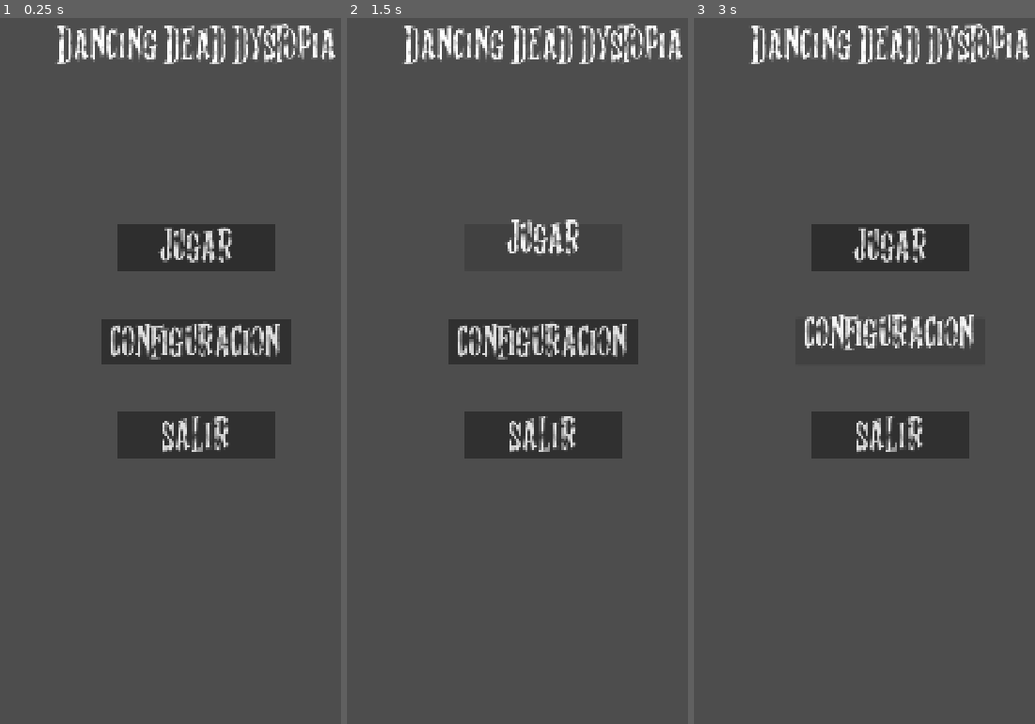
Above: before the commit, frames 1-3 (left to right).
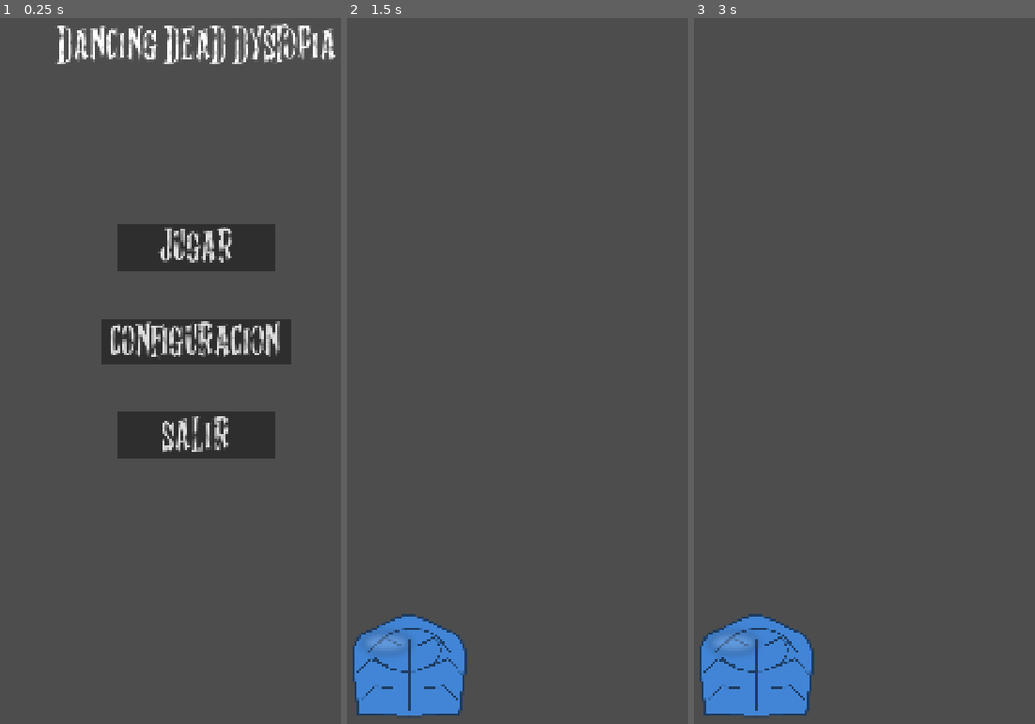
Above: after the commit, the same moments.

Repository: MarioAstorgaH/DancingDeadDystopia
Game: Godot game, scene res://screen_main_menu.tscn
Same seed, same stepped clock (60 frames per second), same inputs: the game is played once before the commit and once after it. The project has no main scene, so this scene is started directly.
Inputs (mouse positions are in pixels of both pictures, inside the frame that each line leads up to):
- Up to frame 1 (0.25 s): no input
- Up to frame 2 (1.5 s): click "JUGAR" at 0.5 s; click (544, 243) at 1.25 s, where only the run before the commit has a clickable "JUGAR"
- Up to frame 3 (3 s): click (891, 243) at 2 s, where only the run before the commit has a clickable "JUGAR"; click (891, 342) at 2.75 s, where only the run before the commit has a clickable "CONFIGURACION"

The runs differ from the first frame. In frame 1, 0.5% of the frame differs, in the area x 32-83%, y 42-49%; in frame 2, 13%; in frame 3, 13%, in the area x 1-99%, y 0-100%.

Commit message:
feature: add normal, hover and pressed themes for buttons

Diff:
--- /dev/null
+++ b/Assets/configs/buttons/mainmenu_button.tres
@@ -0,0 +1,7 @@
+[gd_resource type="StyleBoxFlat" format=3 uid="uid://dluie0f6fckn6"]
+
+[resource]
+content_margin_left = 20.0
+content_margin_top = 40.0
+content_margin_right = 20.0
+bg_color = Color(0.18039216, 0.18039216, 0.18039216, 1)
--- /dev/null
+++ b/Assets/configs/buttons/mainmenu_button_hover.tres
@@ -0,0 +1,7 @@
+[gd_resource type="StyleBoxFlat" format=3 uid="uid://bgblbw5aq1pju"]
+
+[resource]
+content_margin_left = 20.0
+content_margin_top = 40.0
+content_margin_right = 20.0
+bg_color = Color(0.31061712, 0.31061712, 0.3106171, 1)
--- /dev/null
+++ b/Assets/configs/buttons/mainmenu_button_press.tres
@@ -0,0 +1,6 @@
+[gd_resource type="StyleBoxFlat" format=3 uid="uid://bu403pbxebg4g"]
+
+[resource]
+content_margin_left = 20.0
+content_margin_top = 40.0
+content_margin_right = 20.0
--- /dev/null
+++ b/buttons.gd
@@ -0,0 +1,11 @@
+extends VBoxContainer
+
+
+# Called when the node enters the scene tree for the first time.
+func _ready() -> void:
+	pass # Replace with function body.
+
+
+# Called every frame. 'delta' is the elapsed time since the previous frame.
+func _process(delta: float) -> void:
+	pass
--- /dev/null
+++ b/gameplay_scene.tscn
@@ -0,0 +1,11 @@
+[gd_scene format=3 uid="uid://bngmcqe5apkxt"]
+
+[ext_resource type="Texture2D" uid="uid://bqtmhalx7rt8v" path="res://Assets/Images/Buttons/brain_button_blue.png" id="1_2ca1c"]
+[ext_resource type="Texture2D" uid="uid://0xa14g1wprhc" path="res://Assets/Images/Buttons/brain_button_blue_pressed.png" id="2_af7yb"]
+
+[node name="Node2D" type="Node2D" unique_id=1465382250]
+
+[node name="TouchScreenButton" type="TouchScreenButton" parent="." unique_id=781625252]
+position = Vector2(7, 1520)
+texture_normal = ExtResource("1_2ca1c")
+texture_pressed = ExtResource("2_af7yb")
--- /dev/null
+++ b/play_button.gd
@@ -0,0 +1,14 @@
+extends Button
+
+
+# Called when the node enters the scene tree for the first time.
+func _ready() -> void:
+	pass # Replace with function body.
+
+
+# Called every frame. 'delta' is the elapsed time since the previous frame.
+func _process(delta: float) -> void:
+	pass
+
+func _on_pressed() -> void:
+	get_tree().change_scene_to_file("res://gameplay_scene.tscn")
--- a/screen_main_menu.tscn
+++ b/screen_main_menu.tscn
@@ -1,30 +1,16 @@
 [gd_scene format=3 uid="uid://bobcn0qs6glx3"]
 
 [ext_resource type="FontFile" uid="uid://8cwrl5m3m2mr" path="res://Assets/Fonts/ghost_shadow/Ghost Shadow.ttf" id="1_t0blr"]
+[ext_resource type="Script" uid="uid://lxqbncdhpc10" path="res://play_button.gd" id="2_ce3u6"]
+[ext_resource type="StyleBox" uid="uid://dluie0f6fckn6" path="res://Assets/configs/buttons/mainmenu_button.tres" id="2_wit27"]
+[ext_resource type="StyleBox" uid="uid://bu403pbxebg4g" path="res://Assets/configs/buttons/mainmenu_button_press.tres" id="3_0owis"]
+[ext_resource type="StyleBox" uid="uid://bgblbw5aq1pju" path="res://Assets/configs/buttons/mainmenu_button_hover.tres" id="4_klckv"]
 
 [sub_resource type="LabelSettings" id="LabelSettings_yt575"]
 font = ExtResource("1_t0blr")
 font_size = 50
 outline_size = 1
 outline_color = Color(0, 0, 0, 1)
-
-[sub_resource type="StyleBoxFlat" id="StyleBoxFlat_laoy2"]
-content_margin_left = 20.0
-content_margin_top = 40.0
-content_margin_right = 20.0
-bg_color = Color(0.18039216, 0.18039216, 0.18039216, 1)
-
-[sub_resource type="StyleBoxFlat" id="StyleBoxFlat_7nthl"]
-content_margin_left = 20.0
-content_margin_top = 45.0
-content_margin_right = 20.0
-bg_color = Color(0.1882353, 0.1882353, 0.1882353, 1)
-
-[sub_resource type="StyleBoxFlat" id="StyleBoxFlat_v6kfj"]
-content_margin_left = 20.0
-content_margin_top = 40.0
-content_margin_right = 20.0
-bg_color = Color(0.1882353, 0.1882353, 0.1882353, 1)
 
 [node name="CanvasLayer" type="CanvasLayer" unique_id=86959974]
 
@@ -87,10 +73,12 @@
 size_flags_horizontal = 4
 theme_override_fonts/font = ExtResource("1_t0blr")
 theme_override_font_sizes/font_size = 50
-theme_override_styles/normal = SubResource("StyleBoxFlat_laoy2")
-action_mode = 0
+theme_override_styles/normal = ExtResource("2_wit27")
+theme_override_styles/pressed = ExtResource("3_0owis")
+theme_override_styles/hover = ExtResource("4_klckv")
 text = "JUGAR"
 language = "es_MX"
+script = ExtResource("2_ce3u6")
 
 [node name="config_button" type="Button" parent="Control/main_margin/mainmenu_container/button_container" unique_id=793509096]
 custom_minimum_size = Vector2(400, 120)
@@ -98,7 +86,9 @@
 size_flags_horizontal = 4
 theme_override_fonts/font = ExtResource("1_t0blr")
 theme_override_font_sizes/font_size = 50
-theme_override_styles/normal = SubResource("StyleBoxFlat_7nthl")
+theme_override_styles/normal = ExtResource("2_wit27")
+theme_override_styles/pressed = ExtResource("3_0owis")
+theme_override_styles/hover = ExtResource("4_klckv")
 text = "CONFIGURACION"
 language = "es_MX"
 
@@ -109,6 +99,10 @@
 size_flags_horizontal = 4
 theme_override_fonts/font = ExtResource("1_t0blr")
 theme_override_font_sizes/font_size = 50
-theme_override_styles/normal = SubResource("StyleBoxFlat_v6kfj")
+theme_override_styles/normal = ExtResource("2_wit27")
+theme_override_styles/pressed = ExtResource("3_0owis")
+theme_override_styles/hover = ExtResource("4_klckv")
 text = "SALIR"
 language = "es"
+
+[connection signal="pressed" from="Control/main_margin/mainmenu_container/button_container/play_button" to="Control/main_margin/mainmenu_container/button_container/play_button" method="_on_pressed"]
Not shown, added: buttons.gd.uid
Not shown, added: play_button.gd.uid
